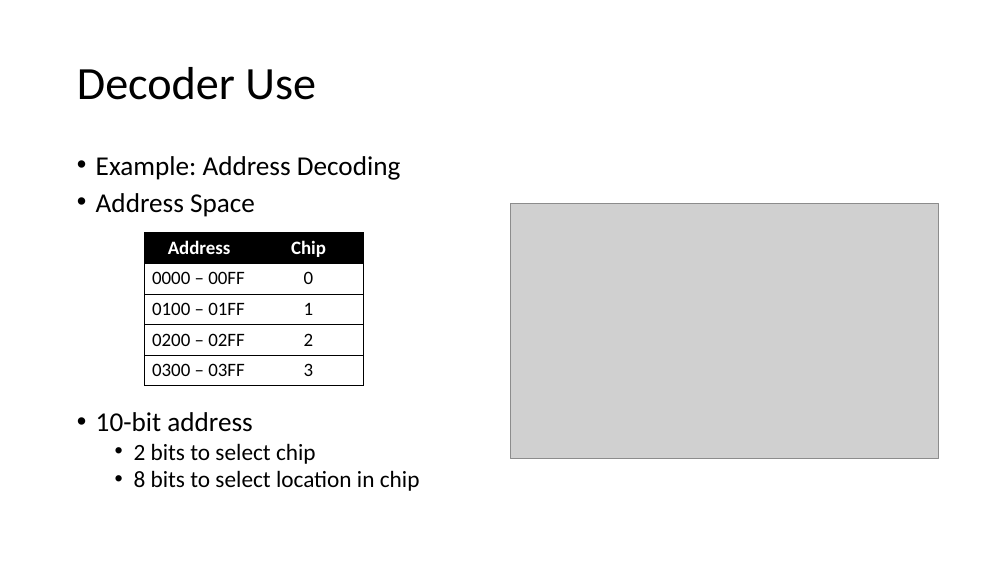
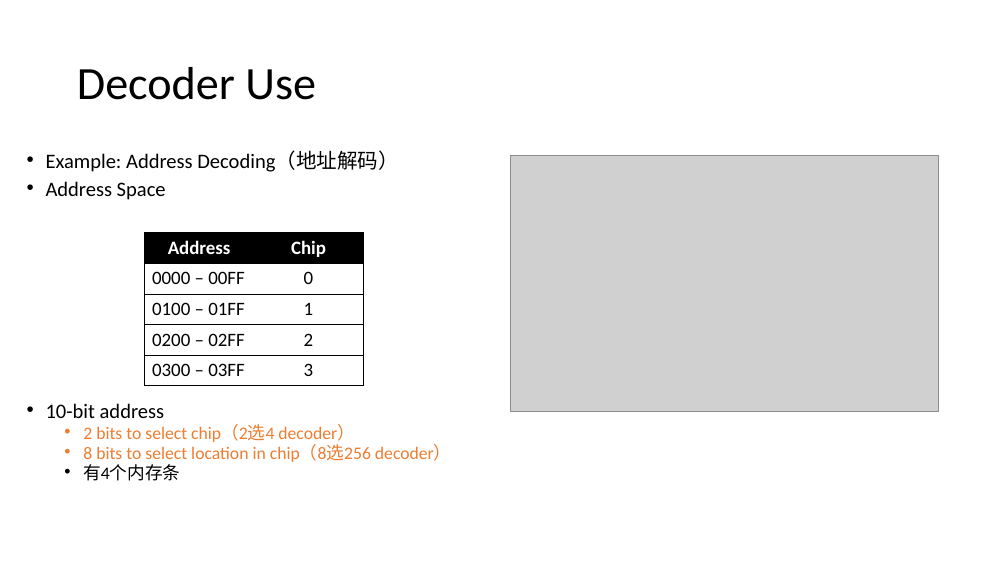
Before and after one commit to vcboy1/Leeds, a slide deck: slide 15 of 26fall/1860/Lecture/Week1.4/Lecture 1.4.1.pptx (slide 16 before the commit). Drawn at 1008x567 pixels with LibreOffice and Linux fonts; fonts in the diff are those of the drawing; grey boxes stand for pictures; background and template pictures are left out. Boxes give left, top, right and bottom in pixels: in the first picture for what was removed or moved away, otherwise in the second. Text is boxed around its words. In the diff, an @@ line names an element or a change of style, - is before the commit and + after.

```diff
--- a/26fall/1860/Lecture/Week1.4/Lecture 1.4.1.pptx
+++ b/26fall/1860/Lecture/Week1.4/Lecture 1.4.1.pptx
@@ text "Example: Address Decoding（地址解码）": place and size @@
-text "Example: Address Decoding（地址解码）" at [96,156,420,491]
+text "Example: Address Decoding（地址解码）" at [46,151,452,481]
@@ text at [46,151,398,172]: text changed; size 25.9 to 19.6 pt @@
-• Example: Address Decoding
+• Example: Address Decoding（地址解码）
@@ picture: place and size @@
-picture at [510,203,939,459]
+picture at [510,156,939,411]
@@ text at [46,181,166,418]: size 25.9 to 19.6 pt in "Address Space", "10-bit address"; line spacing 0.8 to 0.7 @@
@@ text at [83,424,452,481]: text changed; size 22.2 to 16.8 pt; text colour #000000 to #ED7D31 @@
-  • 2 bits to select chip
-  • 8 bits to select location in chip
+  • 2 bits to select chip（2选4 decoder）
+  • 8 bits to select location in chip（8选256 decoder）
+  • 有4个内存条
```
Also in this commit, not shown: 14 other slides changed, 5 slides added, 4 slides removed, 3 other files.
